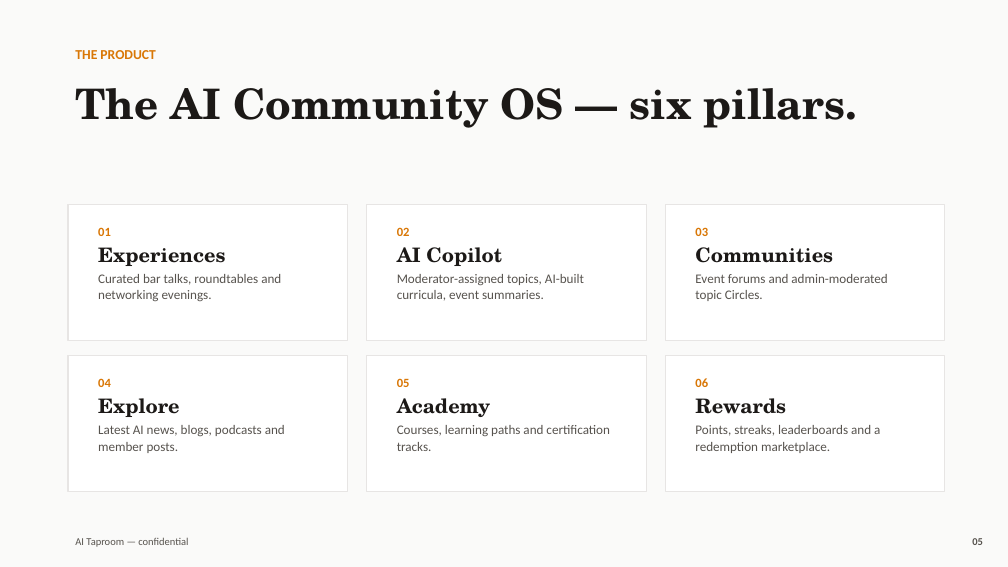
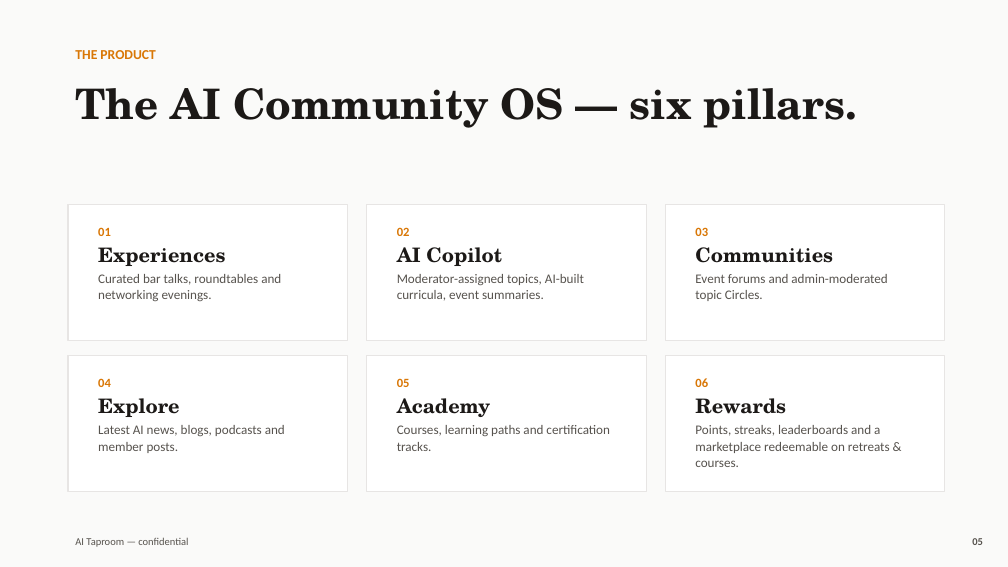
Before and after one commit to devyansh-thinkverge/ai-pint, a slide deck: slide 5 of frontend/public/ai-taproom-pitch-deck.pptx. Drawn at 1008x567 pixels with LibreOffice and Linux fonts; fonts in the diff are those of the drawing. Boxes give left, top, right and bottom in pixels: in the first picture for what was removed or moved away, otherwise in the second. Text is boxed around its words. In the diff, an @@ line names an element or a change of style, - is before the commit and + after.

```diff
--- a/frontend/public/ai-taproom-pitch-deck.pptx
+++ b/frontend/public/ai-taproom-pitch-deck.pptx
@@ text at <box>695,425,890,467</box>: text changed @@
-Points, streaks, leaderboards and a redemption marketplace.
+Points, streaks, leaderboards and a marketplace redeemable on retreats & courses.
```
Also in this commit, not shown: 3 other slides changed, 1 slide added, 10 other files.
